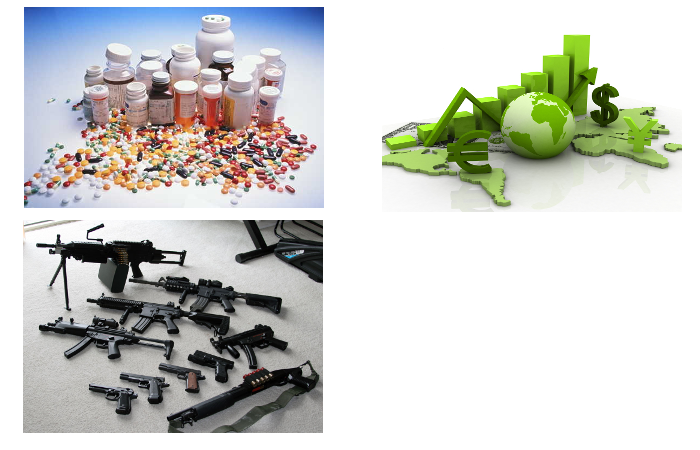
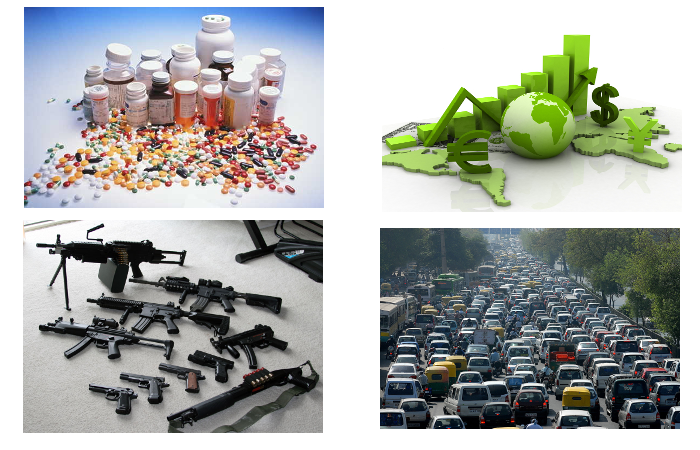
Before/after of a 700 × 450 layered artwork. What changed in the layer stack:
added layer "Pasted Layer #3" above "Layer #1" over <box>380,228,680,429</box>
